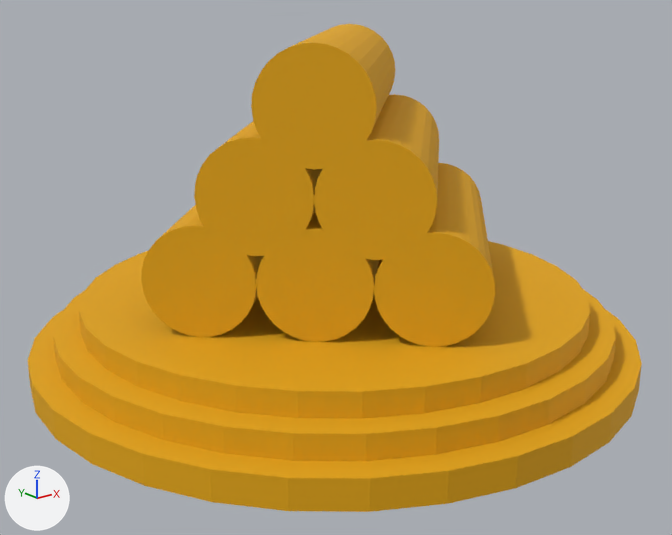
Before and after pictures for a commit that changed the glTF model public/assets/harbor_resources/harbor_wood.glb.
The view is the same before and after, from a 50 mm camera at (-10.14, -8.97, 7.43) aimed at (0.78, 4.68, 1.97). Arrows for +X, +Y and +Z are at lower left; the lights stay in place. The older version comes first. Vertices at exactly the same position are counted once.

Names of what the first picture shows: 'harbor_wood'.
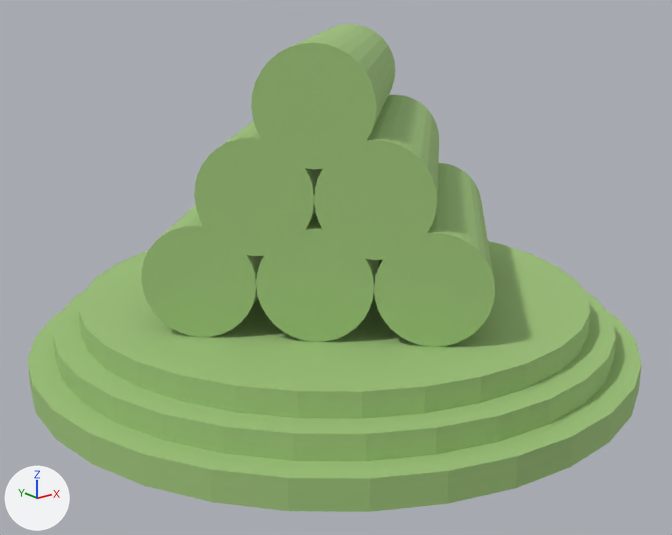
The change, as a list of edits to the scene's bpy script:
```text
Change me_harbor_wood:
    where me_harbor_wood.from_pydata(...)  # 860 vertices, 1873 faces; spans x -5.0..7.0, y -1.0..11.0, z 0.0..6.45
    used by ob_harbor_wood; location = (0.0, 0.0, 0.0)
    me_harbor_wood part 1: 1873 faces centred in x -4.96..6.97, y -0.96..10.97, z 0.0..6.44 are repainted in the vertex colours; the middle colour goes from yellow #e7aa00 to green #a3c87e
```

Where the change shows, as pixel boxes (x1, y1, x2, y2) in the pictures (672 x 535 px):
part 1 of me_harbor_wood, recoloured
    both: (28, 24, 642, 512)
